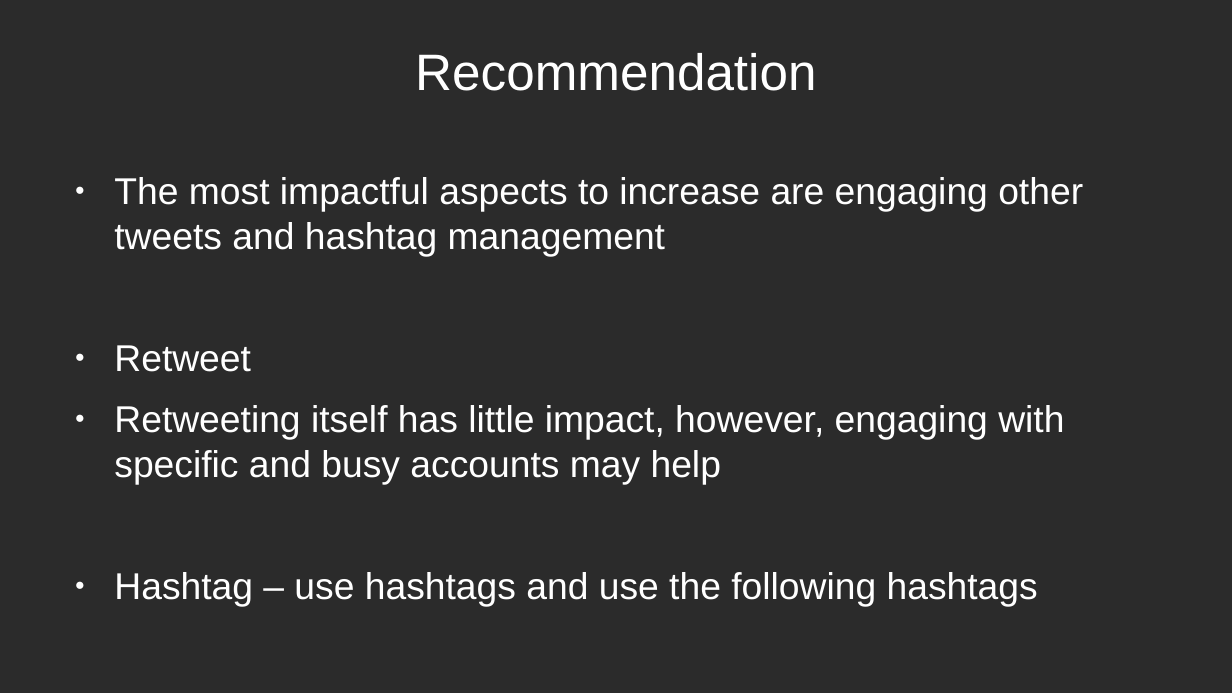
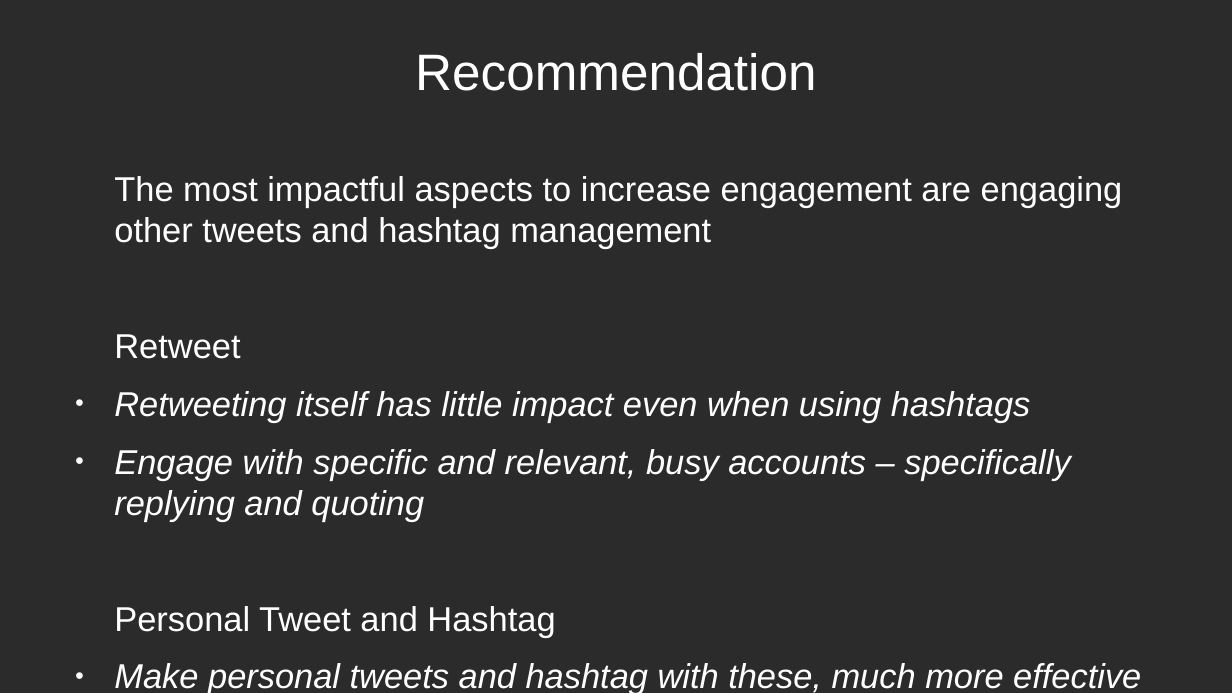
Before and after one commit to douglas-thoms/Datathon-2021-10-16, a slide deck: slide 4 of presentations/group_9_presentation_v1.odp (slide 5 before the commit). Drawn at 1232x693 pixels with LibreOffice and Linux fonts; fonts in the diff are those of the drawing; background and template pictures are left out; a plain dark background stands for a picture behind light text. Boxes give left, top, right and bottom in pixels: in the first picture for what was removed or moved away, otherwise in the second. Text is boxed around its words. In the diff, an @@ line names an element or a change of style, - is before the commit and + after.

```diff
--- a/presentations/group_9_presentation_v1.odp
+++ b/presentations/group_9_presentation_v1.odp
@@ text at [114,176,1123,249]: text changed; size 24 to 22.2 pt @@
-● The most impactful aspects to increase are engaging other tweets and hashtag management
+The most impactful aspects to increase engagement are engaging other tweets and hashtag management
@@ text at [114,334,240,359]: size 24 to 22.2 pt in "Retweet"; bullet ● to none @@
@@ text at [114,391,1141,693]: text changed; size 24 to 22.2 pt; italic on @@
-● Retweeting itself has little impact, however, engaging with specific and busy accounts may help
-● Hashtag – use hashtags and use the following hashtags
+● Retweeting itself has little impact even when using hashtags
+● Engage with specific and relevant, busy accounts – specifically replying and quoting
+Personal Tweet and Hashtag
+● Make personal tweets and hashtag with these, much more effective
```
Also in this commit, not shown: 2 other slides changed, 4 slides added, 2 slides removed, 2 other files.
